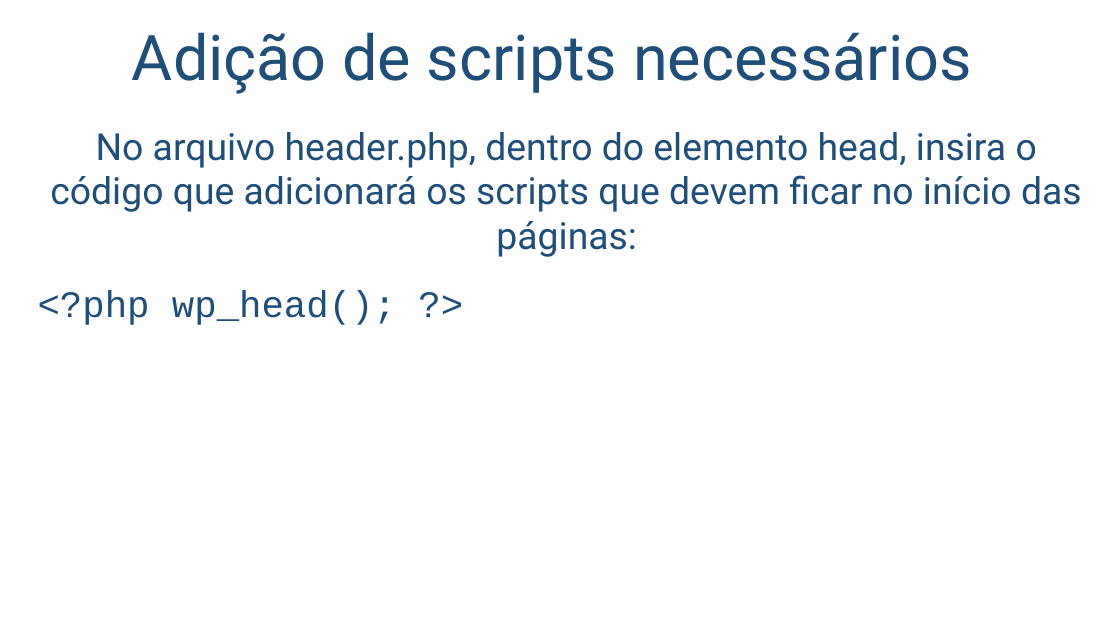
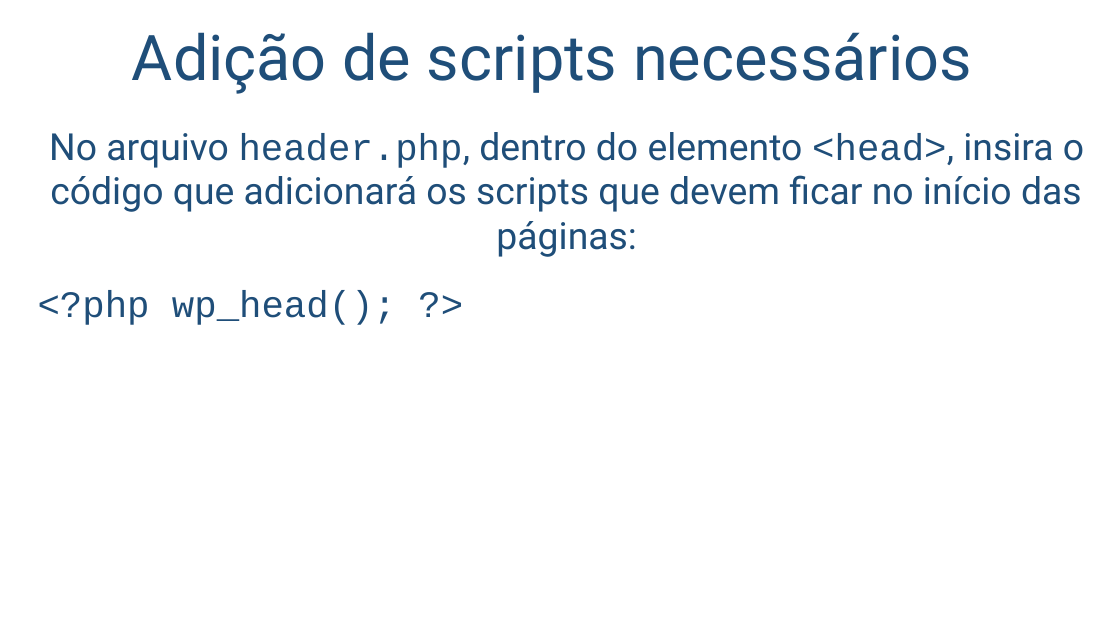
Before and after one commit to salmo-jr/public-slides, a slide deck: slide 11 of wordpress-como-criar-um-novo-tema.pptx (slide 10 before the commit). Drawn at 1120x630 pixels with LibreOffice and Linux fonts; fonts in the diff are those of the drawing; background and template pictures are left out. Boxes give left, top, right and bottom in pixels: in the first picture for what was removed or moved away, otherwise in the second. Text is boxed around its words. In the diff, an @@ line names an element or a change of style, - is before the commit and + after.

Commit message:
adição de novos slides

```diff
--- a/wordpress-como-criar-um-novo-tema.pptx
+++ b/wordpress-como-criar-um-novo-tema.pptx
@@ text at [49,132,1084,257]: text changed @@
-No arquivo header.php, dentro do elemento head, insira o código que adicionará os scripts que devem ficar no início das páginas:
+No arquivo header.php, dentro do elemento <head>, insira o código que adicionará os scripts que devem ficar no início das páginas:
```
Also in this commit, not shown: 12 other slides changed, 14 slides added.
